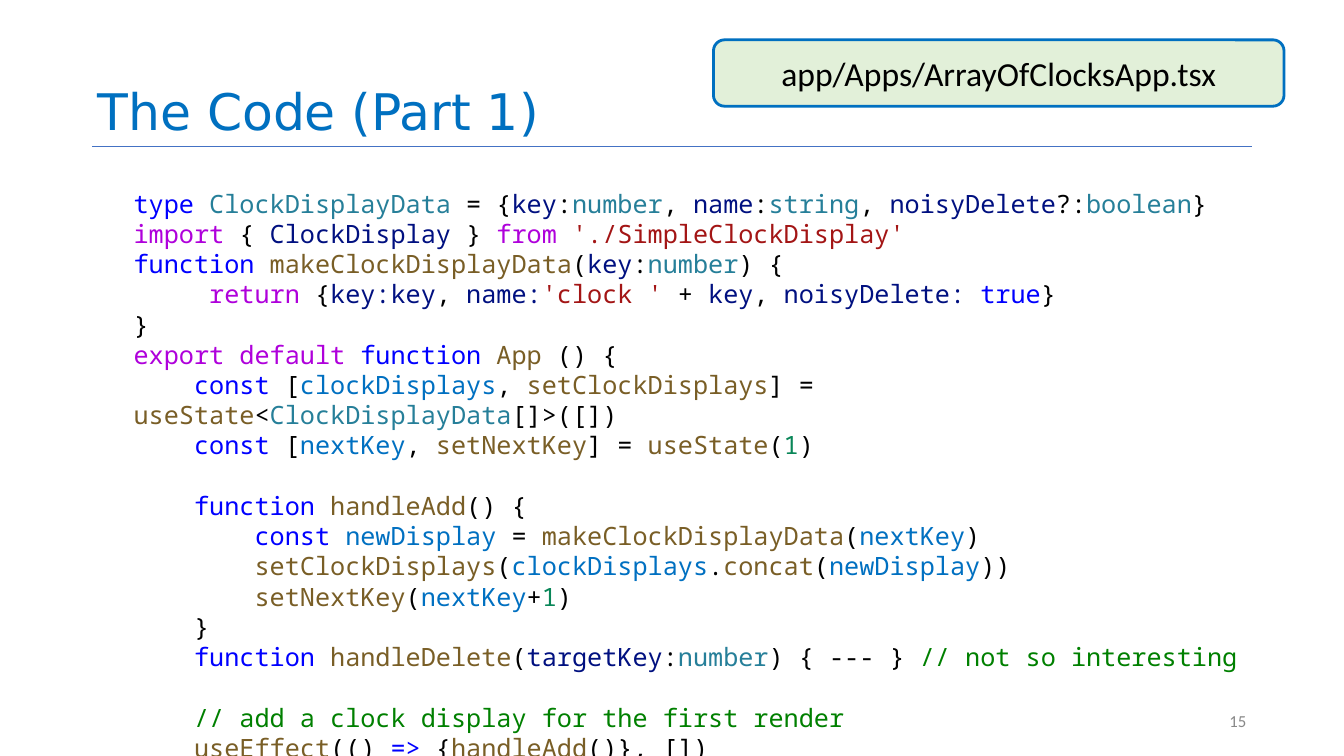
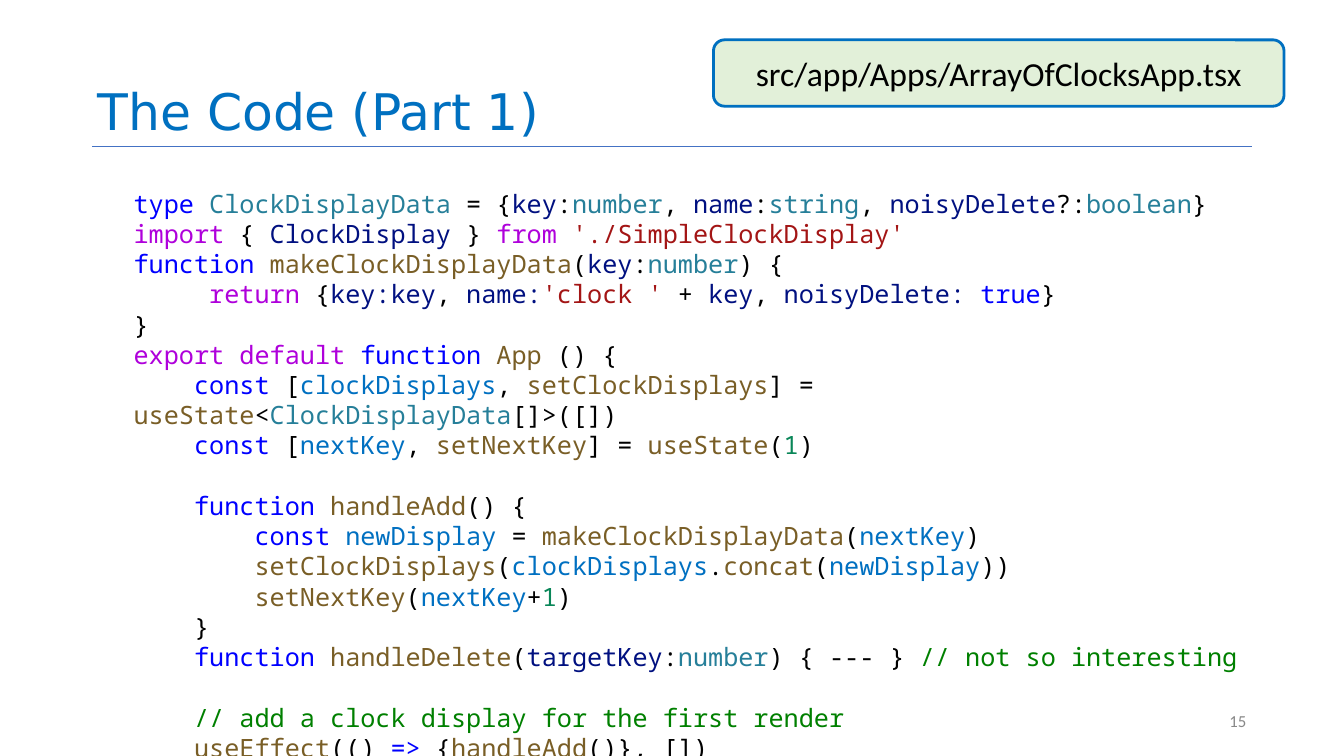
Before and after one commit to neu-se/CS4530-Spring-2024, a slide deck: slide 15 of Slides/Module 09 React Hooks.pptx. Drawn at 1344x756 pixels with LibreOffice and Linux fonts; fonts in the diff are those of the drawing. Boxes give left, top, right and bottom in pixels: in the first picture for what was removed or moved away, otherwise in the second. Text is boxed around its words. In the diff, an @@ line names an element or a change of style, - is before the commit and + after.

```diff
--- a/Slides/Module 09 React Hooks.pptx
+++ b/Slides/Module 09 React Hooks.pptx
@@ text in rounded rectangle at (x1=756, y1=62, x2=1242, y2=92): text changed @@
-app/Apps/ArrayOfClocksApp.tsx
+src/app/Apps/ArrayOfClocksApp.tsx
```
Also in this commit, not shown: 11 other slides changed, 4 other files.
